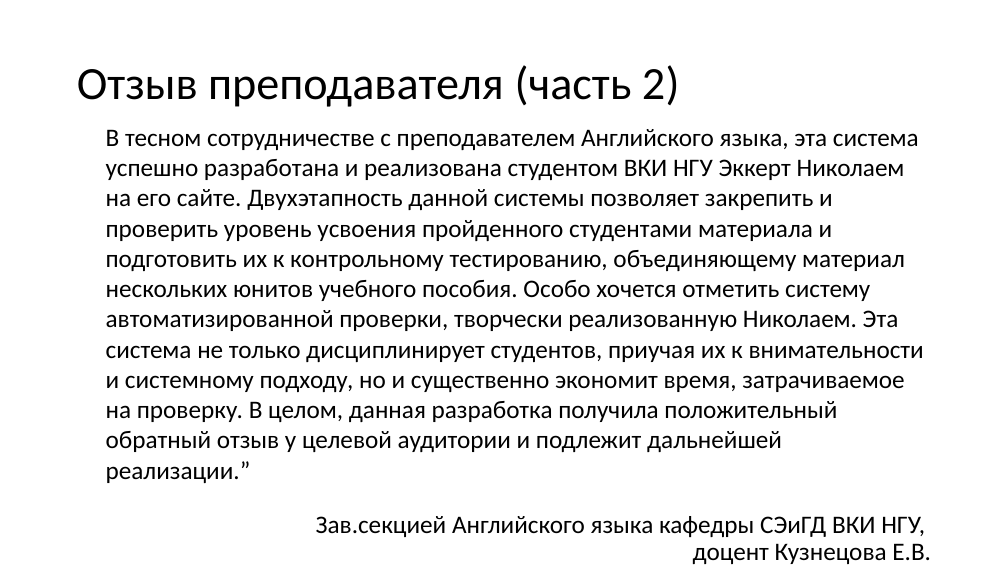
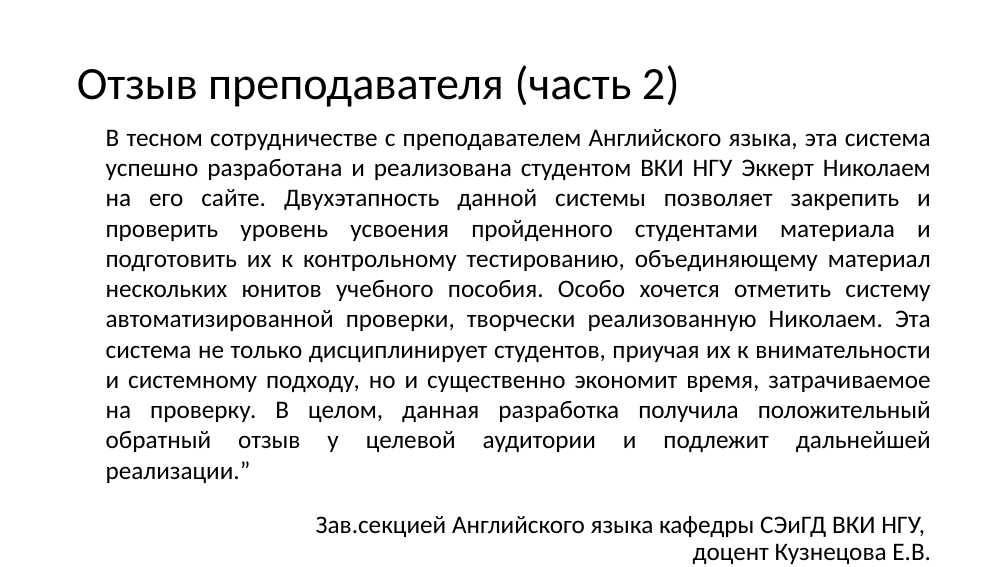
Before and after one commit to DaemonNikolay/HCI_NSU, a slide deck: slide 12 of МНСК 2018/Презентация выступления.pptx. Drawn at 1008x567 pixels with LibreOffice and Linux fonts; fonts in the diff are those of the drawing. Boxes give left, top, right and bottom in pixels: in the first picture for what was removed or moved away, otherwise in the second. Text is boxed around its words. In the diff, an @@ line names an element or a change of style, - is before the commit and + after.

```diff
--- a/МНСК 2018/Презентация выступления.pptx
+++ b/МНСК 2018/Презентация выступления.pptx
@@ text at <box>106,159,931,483</box>: alignment left to justified @@
```
Also in this commit, not shown: 5 other slides changed, 1 other file.
